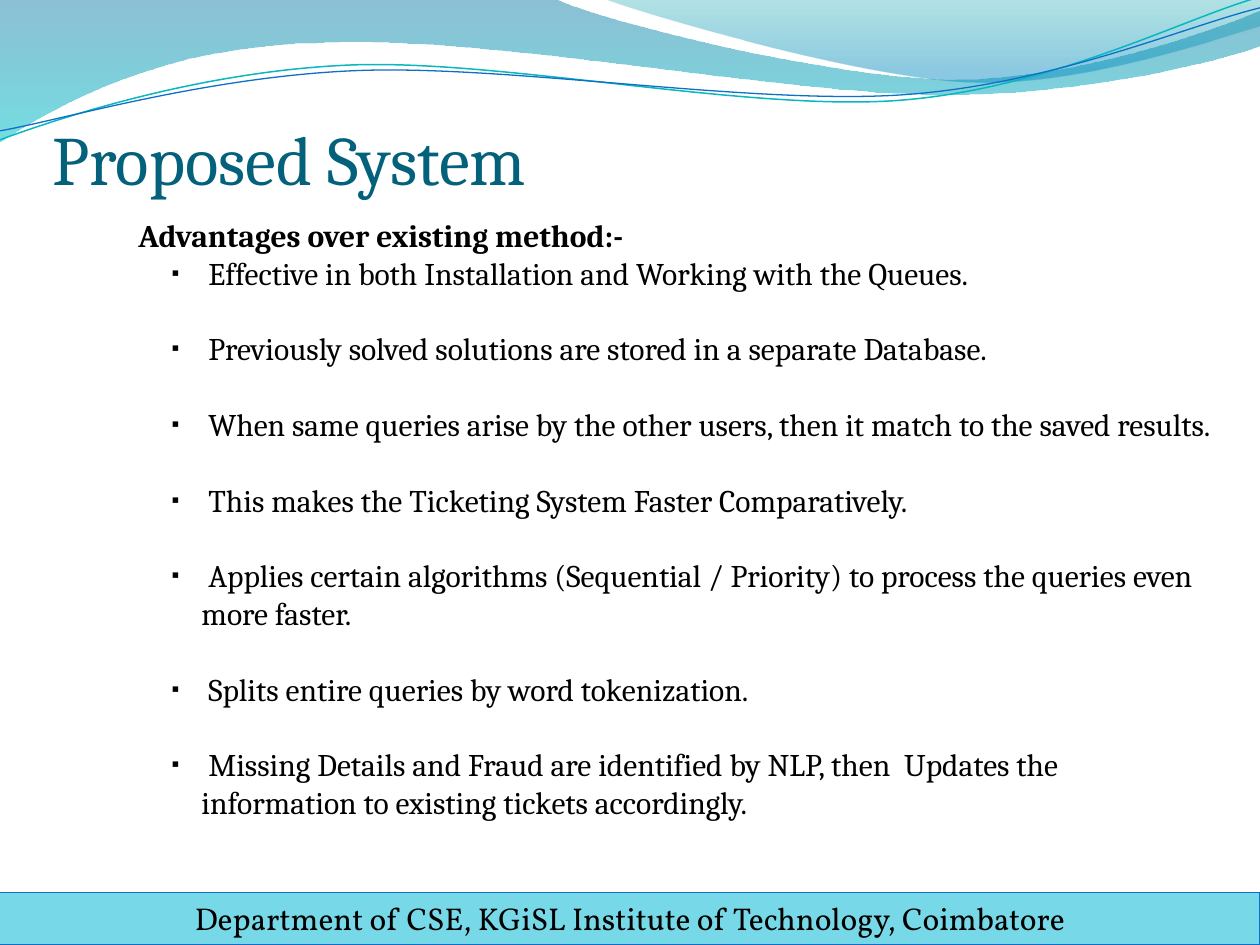
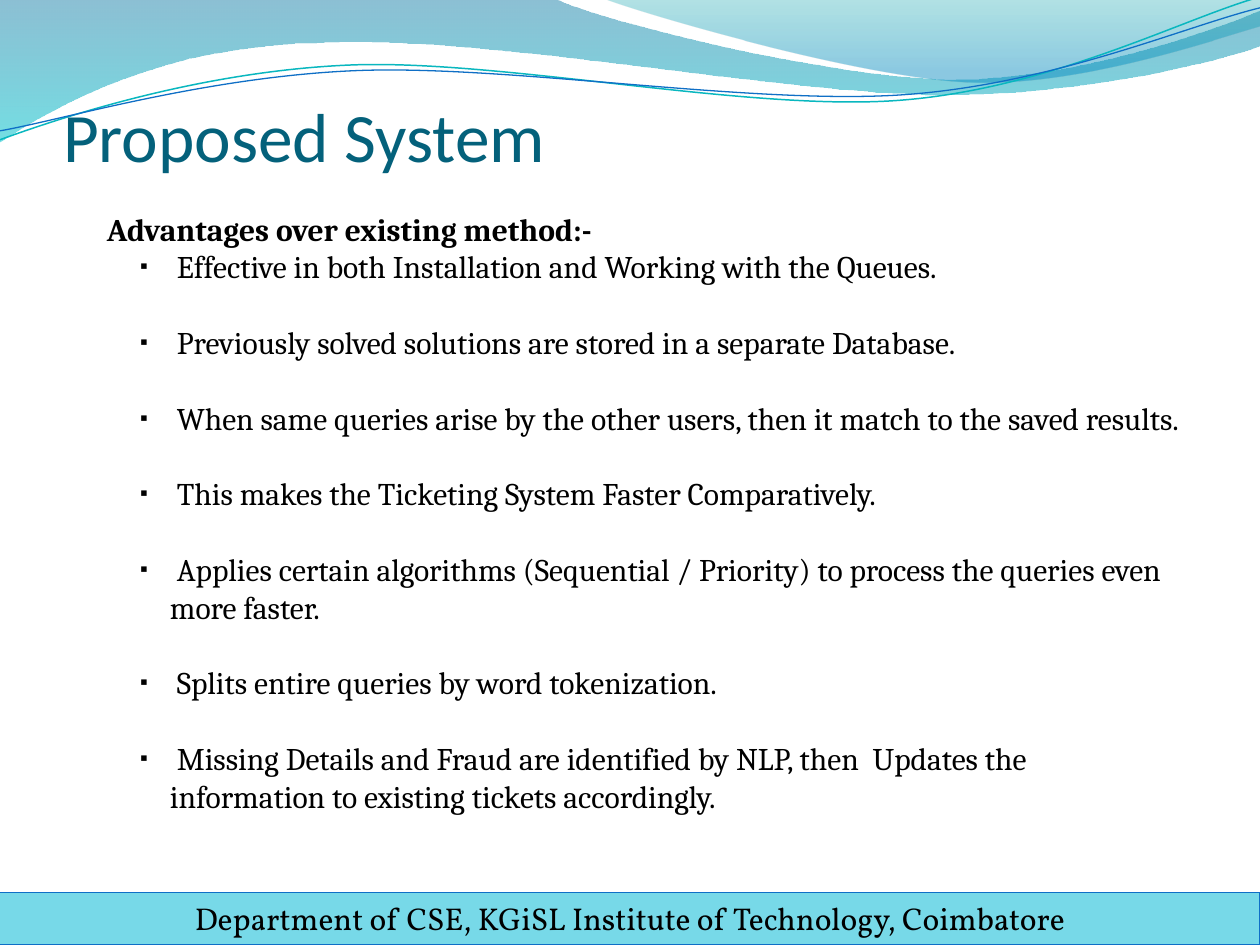
Before and after one commit to sanjay-rb/Ticket-Assignment-Automation, a slide deck: slide 4 of Ticket_Automation/WS/Docs/PPT/final_review_template.pptx. Drawn at 1260x945 pixels with LibreOffice and Linux fonts; fonts in the diff are those of the drawing; background and template pictures are left out. Boxes give left, top, right and bottom in pixels: in the first picture for what was removed or moved away, otherwise in the second. Text is boxed around its words. In the diff, an @@ line names an element or a change of style, - is before the commit and + after.

```diff
--- a/Ticket_Automation/WS/Docs/PPT/final_review_template.pptx
+++ b/Ticket_Automation/WS/Docs/PPT/final_review_template.pptx
@@ title "Proposed System": place and size @@
-title "Proposed System" at [52, 122, 526, 200]
+title "Proposed System" at [63, 104, 545, 174]
@@ title "Proposed System" at [63, 104, 545, 174]: font Cambria to Calibri @@
@@ text "Advantages over existing method:-": place and size @@
-text "Advantages over existing method:-" at [138, 225, 1210, 821]
+text "Advantages over existing method:-" at [107, 219, 1179, 815]
```
Also in this commit, not shown: 27 other slides changed, 6 other files.
